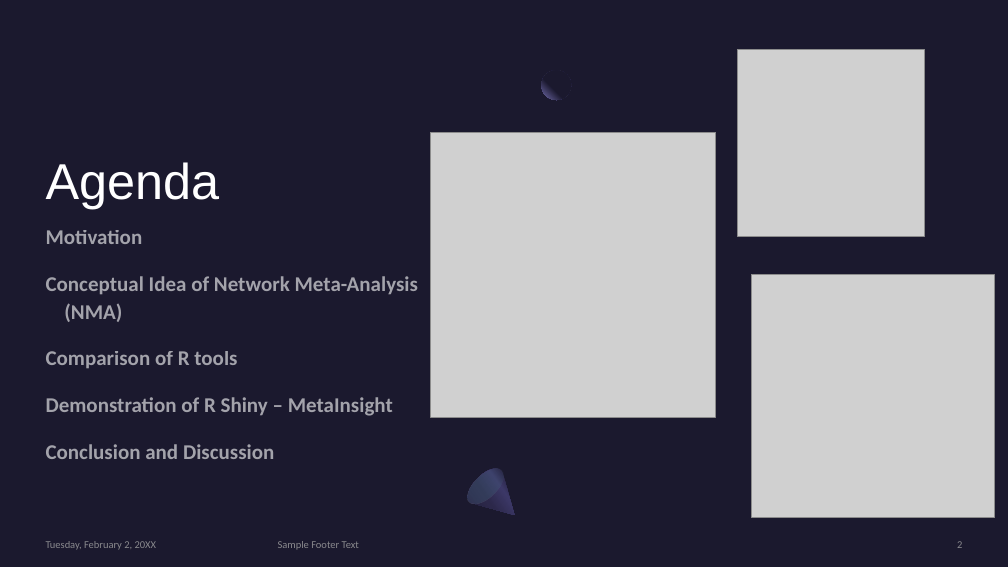
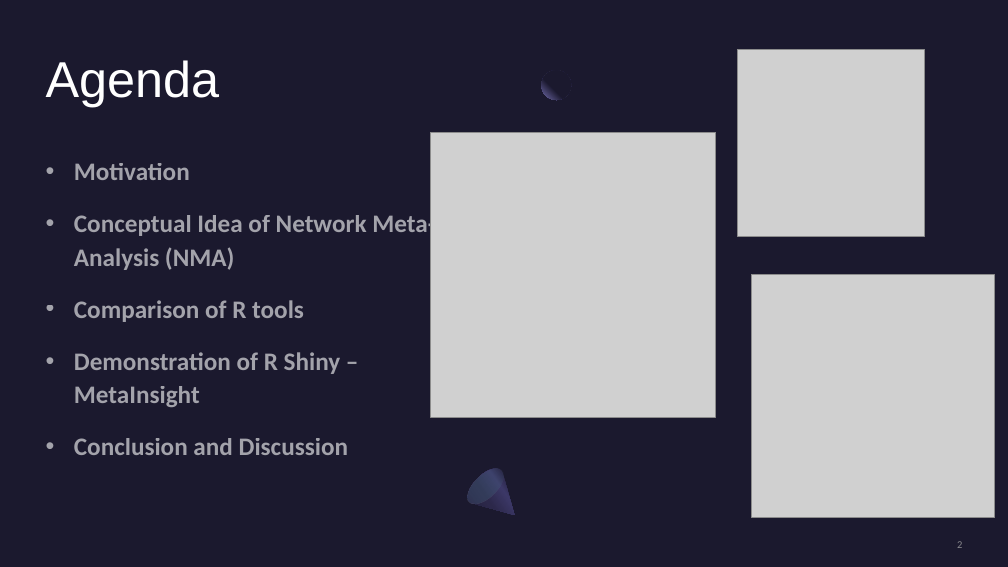
Before and after one commit to psyen0824/NMA, a slide deck: slide 2 of NMA_01Mar2024.pptx. Drawn at 1008x567 pixels with LibreOffice and Linux fonts; fonts in the diff are those of the drawing; grey boxes stand for pictures. Boxes give left, top, right and bottom in pixels: in the first picture for what was removed or moved away, otherwise in the second. Text is boxed around its words. In the diff, an @@ line names an element or a change of style, - is before the commit and + after.

```diff
--- a/NMA_01Mar2024.pptx
+++ b/NMA_01Mar2024.pptx
@@ title "Agenda": place and size @@
-title "Agenda" at (46, 162, 220, 209)
+title "Agenda" at (46, 60, 220, 107)
@@ text "Motivation": place and size @@
-text "Motivation" at (46, 230, 418, 459)
+text "Motivation" at (74, 163, 435, 455)
@@ text "Motivation" at (74, 163, 435, 455): size 20 to 24 pt; bullet none to • @@
@@ text removed at (46, 541, 157, 550) @@
-Tuesday, February 2, 20XX
@@ text removed at (278, 541, 359, 549) @@
-Sample Footer Text
```
Also in this commit, not shown: 4 other slides changed, 3 slides removed, 4 other files.
